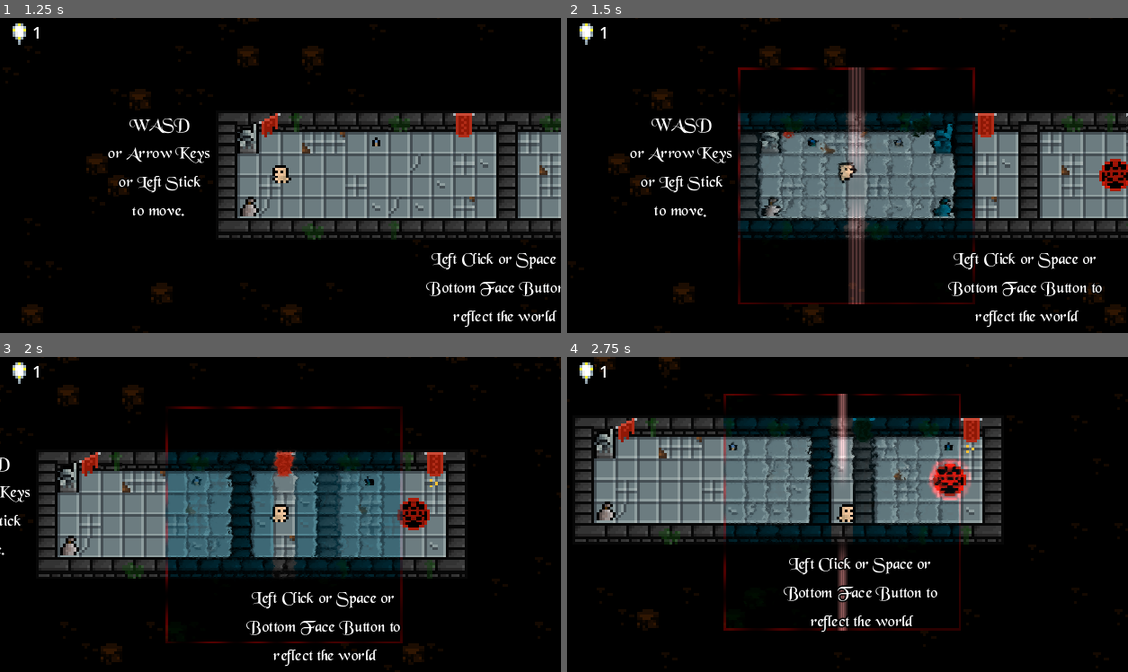
Above: before the commit, frames 1-4 (two rows, left to right).
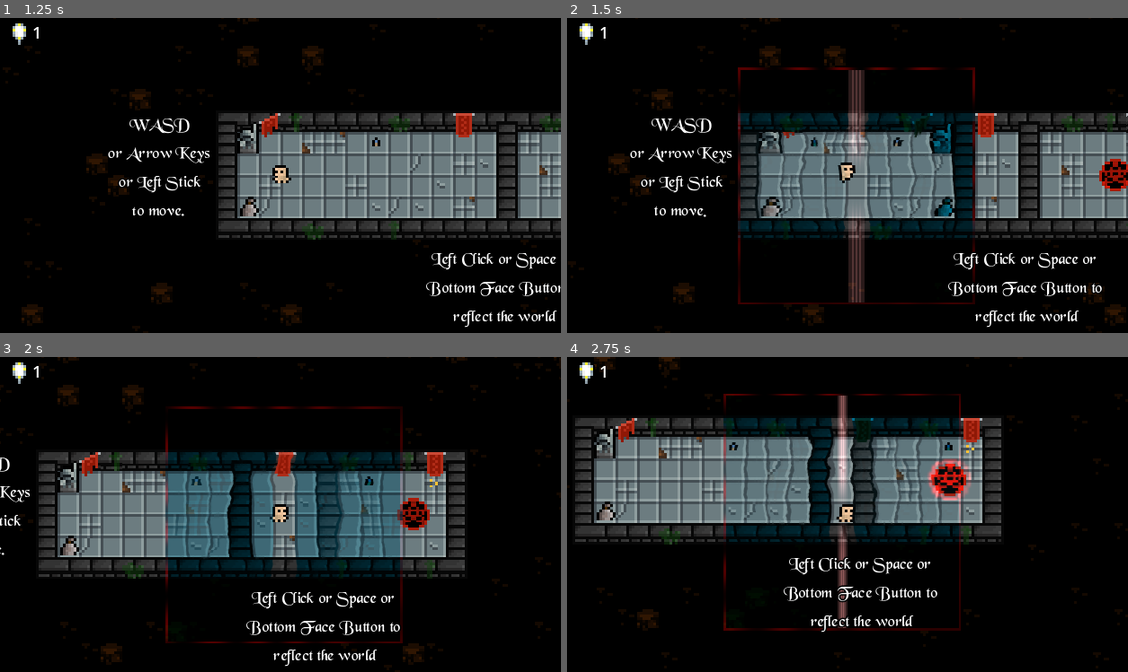
Above: after the commit, the same moments.

Repository: Medow3/Occulant
Game: Godot game, scene res://src/UI/main_menu/main_menu.tscn
Two runs of this game, one before a commit and one after it. Both use one fixed random seed, a clock stepped at 60 frames per second and the inputs below. The engine's default icon, where the game draws it, is replaced by a stand-in: a white triangle on a blue panel in a dark square.
Inputs (mouse positions are in pixels of both pictures, inside the frame that each line leads up to):
- Up to frame 1 (1.25 s): click "Play" at 0.5 s
- Up to frame 2 (1.5 s): move the mouse to (970, 159) at 1.27 s; hold D (Right) from 1.28 s (still down); click (970, 159) at 1.35 s
- Up to frame 3 (2 s): keep holding D (Right)
- Up to frame 4 (2.75 s): move the mouse to (735, 530) at 2.02 s; release D (Right) at 2.03 s; hold S (Down) from 2.03 s (still down); tap E (Redo) at 2.1 s

Frame 1 is identical in both runs. In frame 2, 2.6% of the frame differs, in the area x 32-73%, y 15-91%; in frame 3, 1.5%; in frame 4, 2.5%.

Commit message:
Reduce mirror distortion

Diff:
--- a/src/player/player.gd
+++ b/src/player/player.gd
@@ -99,6 +99,12 @@
 		square.visible = true
 		square.global_position = tilemap.map_to_local(player_map_grid_cords)
 		square.material.set_shader_parameter("warp_vertically", reflection_direction.y != 0)
+		# var tile_size = tilemap.tile_set.tile_size.x
+		# var nearest_tile_center_local = tilemap.map_to_local(player_map_grid_cords) + Vector2(tile_size / 2.0, -tile_size / 2.0)
+		# var center_to_player: Vector2 = (global_position - nearest_tile_center_local)
+		# var square_length_local = tile_size * (reflection_tile_distance * 2 + 1)
+		# var center_to_player_square_space: Vector2 = Vector2(center_to_player.x / square_length_local, -center_to_player.y / square_length_local)
+		# square.material.set_shader_parameter("player_center_offset", center_to_player_square_space)
 
 		preview_tilemap.visible = true
 		preview_tilemap_floor.visible = true
--- a/src/player/player.tscn
+++ b/src/player/player.tscn
@@ -339,17 +339,18 @@
 
 [sub_resource type="ShaderMaterial" id="ShaderMaterial_kvnio"]
 shader = ExtResource("20_ypf5i")
-shader_parameter/warp_tex_scale = Vector2(5, 1)
-shader_parameter/warp_intensity = 1.0
-shader_parameter/warp_time_scale = Vector2(0.1, 0.1)
+shader_parameter/warp_tex_scale = 1.0
+shader_parameter/warp_intensity = 1.2
+shader_parameter/warp_time_scale = 0.025
 shader_parameter/block_width = 0.46
 shader_parameter/lump_width = 0.65
-shader_parameter/pulse_time_scale = 7.615
+shader_parameter/pulse_time_scale = 4.195
 shader_parameter/warp_vertically = true
 shader_parameter/radial_fade_start = 0.035
 shader_parameter/radial_fade_width = 0.195
 shader_parameter/border_color = Color(0.34902, 0, 0, 1)
 shader_parameter/mirror_line_color = Color(0.8, 0.5, 0.5, 1)
+shader_parameter/player_center_offset = Vector2(0, 0)
 shader_parameter/warp_tex = SubResource("NoiseTexture2D_2rb2v")
 
 [sub_resource type="Animation" id="Animation_aur25"]
--- a/src/player/preview_square.gdshader
+++ b/src/player/preview_square.gdshader
@@ -3,9 +3,9 @@
 uniform sampler2D Screen : hint_screen_texture;
 uniform sampler2D warp_tex : source_color, repeat_enable;
 
-uniform vec2 warp_tex_scale = vec2(1.0, 1.0);
+uniform float warp_tex_scale = 1.0;
 uniform float warp_intensity = 1.0;
-uniform vec2 warp_time_scale = vec2(-.3, 0);
+uniform float warp_time_scale = -0.3;
 
 uniform float block_width = 0.45;
 uniform float lump_width = 0.5;
@@ -15,6 +15,8 @@
 uniform float radial_fade_width = .1;
 uniform vec4 border_color : source_color = vec4(0.3, 0.0, 0.0, 1.0);
 uniform vec4 mirror_line_color : source_color = vec4(0.8, 0.5, 0.5, 1.0);
+uniform vec2 player_center_offset = vec2(0.0);
+
 
 
 // Mathew's original modulate colour: 7a8aff17
@@ -35,7 +37,7 @@
 }
 
 float radial_fade(vec2 pos, float start, float width) {
-	float radius = distance(pos, vec2(0.5));
+	float radius = distance(pos, vec2(0.5) + player_center_offset);
 	if (radius < start) return 1.0;
 	if (radius > start + width) return 0.0;
 	return 0.5 * cos( PI / width * (radius - start) ) + 0.5;
@@ -63,7 +65,7 @@
 void fragment() {
 
 	// Calculate warp value
-	vec4 warp_sampler = texture(warp_tex, (UV + TIME * warp_time_scale) * warp_tex_scale.x);
+	vec4 warp_sampler = texture(warp_tex, (UV + TIME * warp_time_scale) * warp_tex_scale);
 	float warp_val = (warp_sampler.x - 0.5) * 2.0 * warp_intensity / 100.0;
 
 	float radial_fade_mask = (1.0 - radial_fade(UV,
@@ -72,14 +74,22 @@
 
 	float warp_mask = min(lump(UV.x), lump(UV.y)) * radial_fade_mask;
 
-	float divs = dividers(warp_vertically ? UV.y : UV.x, 0.1, 0.02, 0.5);
+	float ants = 0.5 * radial_fan(UV, 0.5 * TIME, 20.0) + 0.5 * radial_fan(UV, -.3 * TIME, 19.0);
+	float border_mask = outline(UV, 0.49, 0.50);
+	ants *= border_mask;
 
-	float ants = 0.5 * radial_fan(UV, 0.5 * TIME, 20.0) + 0.5 * radial_fan(UV, -.3 * TIME, 19.0);
-	ants *= outline(UV, 0.49, 0.50);
+	float divs = dividers(warp_vertically ? UV.y : UV.x, 0.1, 0.02, 0.5) *
+		radial_fade_mask * (1.0 - border_mask);
 
 	float warp_dir = float(warp_vertically);
 	COLOR = texture(Screen, SCREEN_UV +
 		vec2(warp_val * (1.0 - warp_dir), warp_val * warp_dir) * warp_mask)
 		+ vec4(ants, ants, ants, 0.0) * border_color
-		+ vec4(divs, divs, divs, 0.0) * mirror_line_color * radial_fade_mask;
+		+ vec4(divs, divs, divs, 0.0) * mirror_line_color;
+
+	// Uncomment to preview noise
+	//COLOR = texture(warp_tex, (UV + TIME * warp_time_scale) * warp_tex_scale);
+
+	//float t = radial_fade(UV , 0.05, 0.0);
+	//COLOR = vec4(t, t, t, t * .5);
 }
